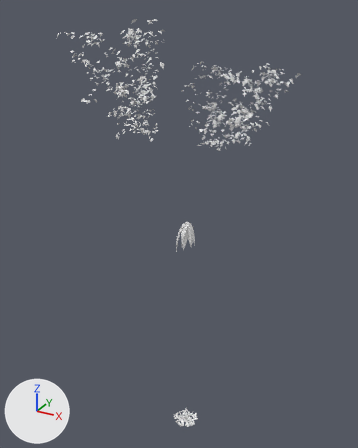
The OBJ model game/assets/models/plants/SM_Plant_CanopyTreeMature_Canopy.obj: old version first, new version second.
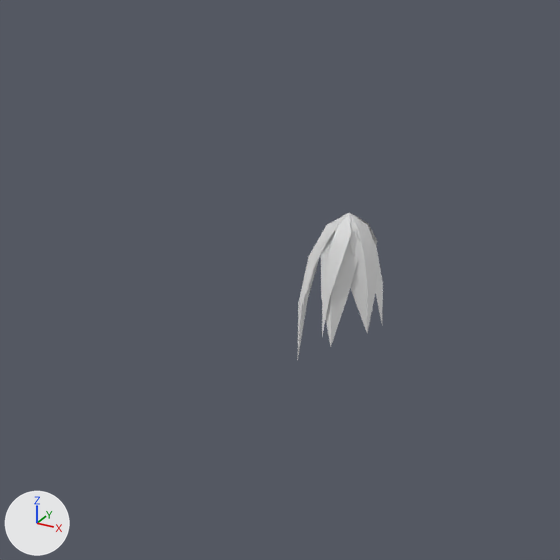
Each version appears first whole from a 50 mm camera at (17.86, -33.94, 38.28) aimed at (-1.05, 0.44, 21.09), and next in a close-up on the part from 31% to 65% of the width and 39% to 66% of the height. Lighting does not change. The marker at lower left points along +X, +Y and +Z. The first two pictures are the older version. Where no turn or scale is listed for an object, it has been applied to the vertices. Vertices at exactly the same position are counted once.

Names of what the first close-up shows: 'SM_Plant_CanopyTreeMature_Canopy'.
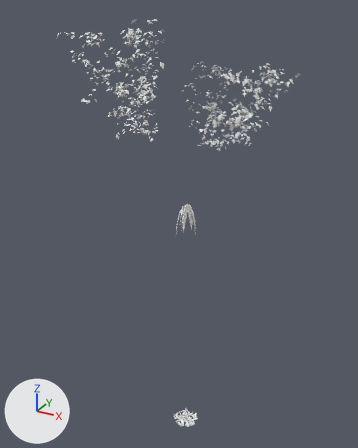
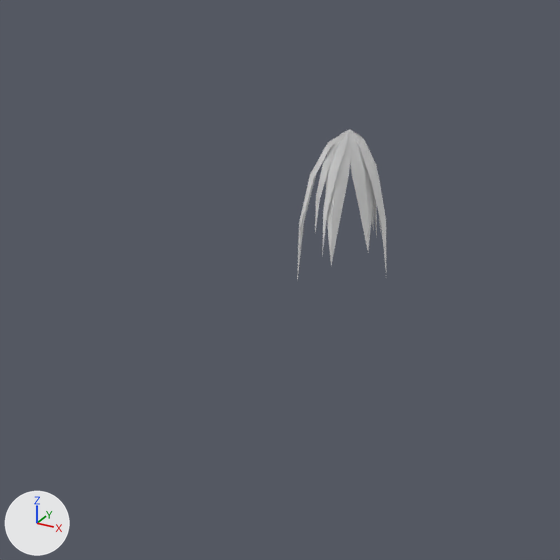
What the commit changed:
me_sm_plant_canopytreemature_canopy is used by ob_sm_plant_canopytreemature_canopy; location (0.0, 0.0, 0.0).
me_sm_plant_canopytreemature_canopy had 6385 vertices, 4928 faces and spanned x -8.4..8.2, y -9.7..9.3, z -0.1..37.6.
me_sm_plant_canopytreemature_canopy now has 6445 vertices, 5000 faces and spans x -8.4..8.2, y -9.7..9.3, z -0.1..37.6.
Part 1, on me_sm_plant_canopytreemature_canopy:
1 vertex is removed from x 0.0, y 0.0, z 21.7.
16 faces are deleted.
14 vertices in x -0.8..0.5, y -0.7..0.4, z 19.3..21.5 move by (0.0, 0.0, 1.6).
13 vertices in x -0.9..0.6, y -0.4..0.7, z 18.6..21.5 move by (0.0, 0.0, 1.7).
5 vertices in x -0.5..0.6, y -0.7..0.1, z 20.3..21.4 move by (0.0, 0.1, 1.6).
4 vertices in x -0.4..0.0, y -0.4..0.3, z 20.9..21.4 move by (0.1, -0.1, 1.7).
4 vertices in x 0.0..0.3, y -0.7..0.2, z 20.3..21.5 move by (-0.1, 0.0, 1.6).
4 vertices in x -0.3..0.6, y -0.4..0.3, z 20.3..21.5 move by (0.0, -0.1, 1.6).
36 vertices move from x -0.8..0.5, y -0.6..0.7, z 19.8..21.5 to x -0.8..0.5, y -0.6..0.6, z 21.5..23.1.
61 vertices are added at x -0.5..0.8, y -0.5..0.7, z 20.6..23.3.
88 new faces join them.

Boxes [x1, y1, x2, y2] around the edits, measured in the close-ups (560 x 560 px):
'SM_Plant_CanopyTreeMature_Canopy', reshaped
    before: [297, 213, 383, 361]
    after: [297, 129, 386, 280]
